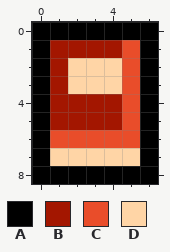
Edited in one commit: pixel-art file (assets/sprites/projects/diary.aseprite). The picture above is the old version.
7x9 pixels, 1 frame.
Palette (. is transparent): A #000000  B #a31600  C #e94d2a  D #ffd5a6
Pixels before, first column x 0:
0 AAAAAAA
1 ABBBBCA
2 ABDDDCA
3 ABDDDCA
4 ABBBBCA
5 ABBBBCA
6 ACCCCCA
7 ADDDDDA
8 AAAAAAA
After:
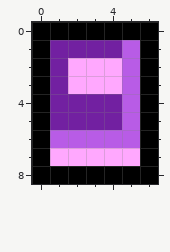
Change:
colour B: #a31600 -> #7220a1
colour C: #e94d2a -> #b85ce6
colour D: #ffd5a6 -> #ffa8fe
Pixel boxes of the changes (left, top, right, bottom) in both pictures:
changed: (50, 40, 140, 166)
